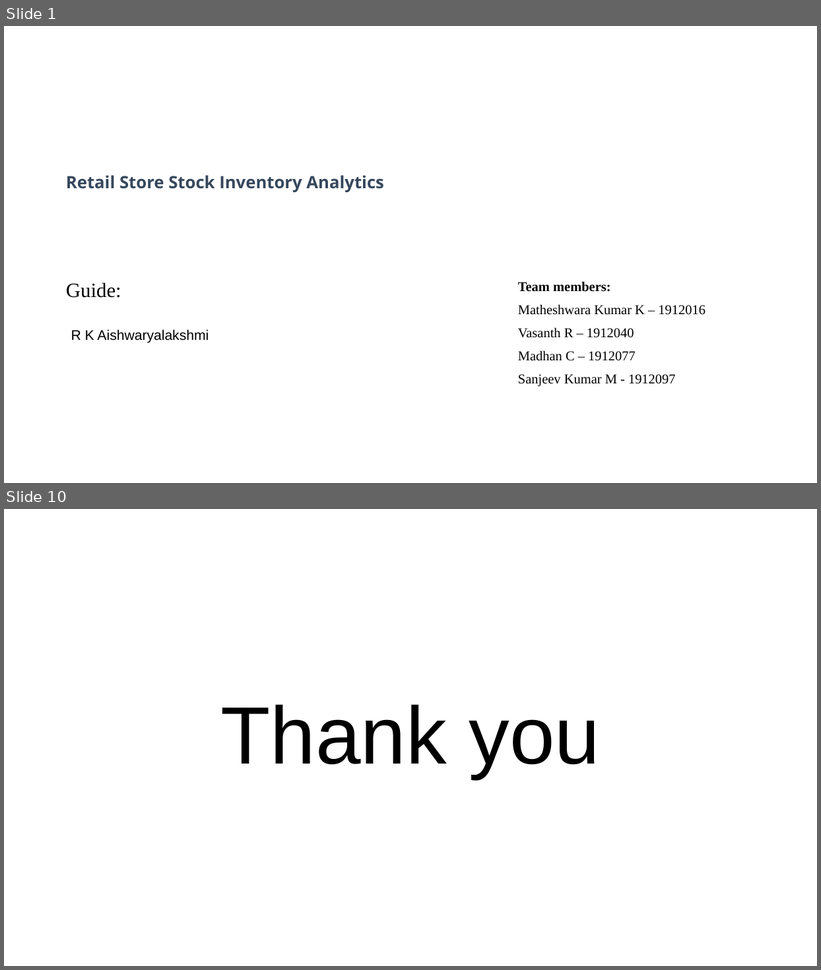
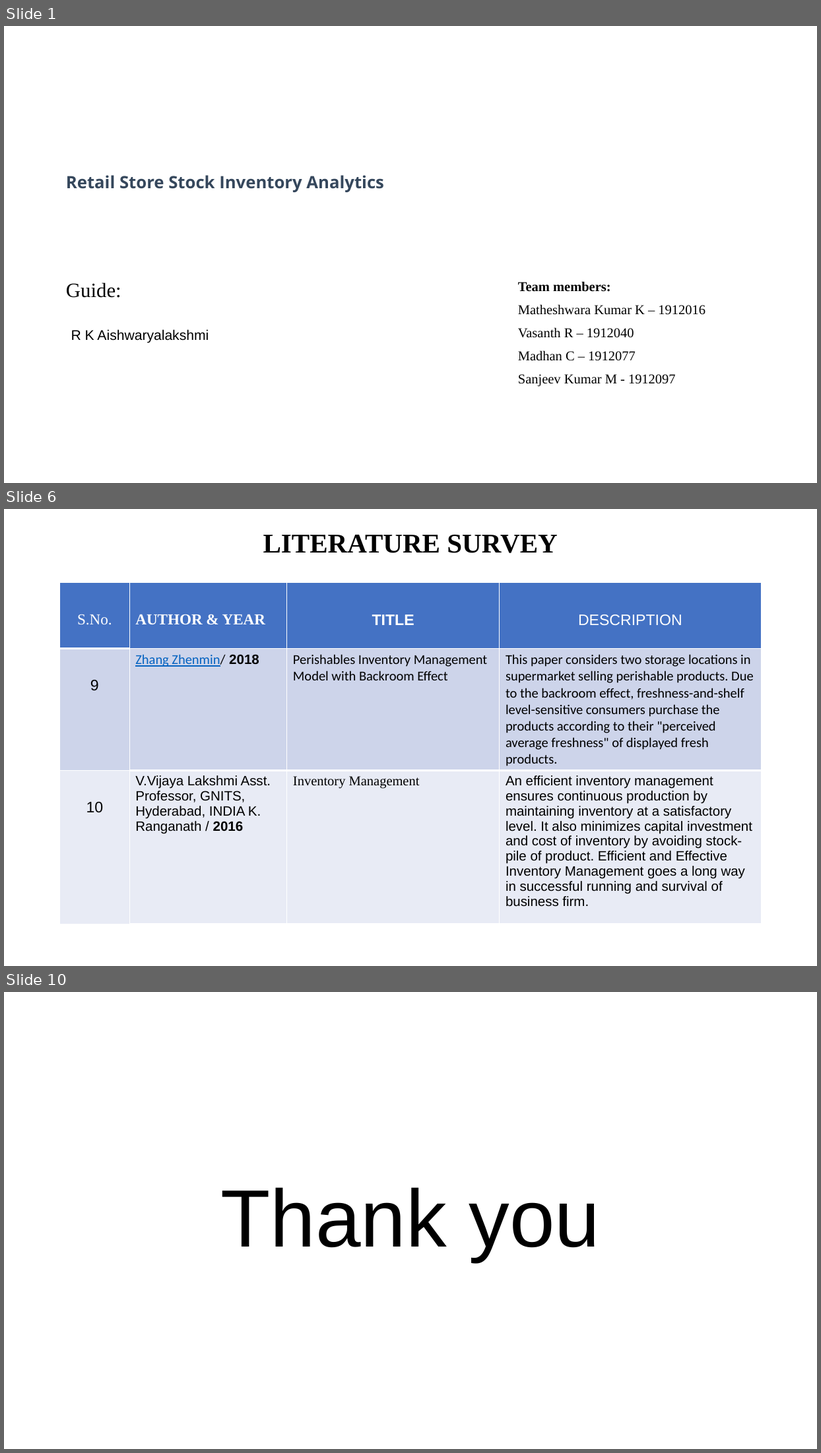
Before and after one commit to IBM-EPBL/IBM-Project-24284-1659940973, a slide deck: Retail Store Stock Inventory Analytics.pptx. Shown one above the other, each under a label of ours: slides 1 and 10 before the commit, slides 1, 6 and 10 after it; the slides between them are not shown. The pictures are 821x970 and 821x1453 pixels, drawn with LibreOffice and Linux fonts; fonts in the diff are those of the drawing. Boxes give left, top, right and bottom in pixels: in the first picture for what was removed or moved away, otherwise in the second. Text is boxed around its words. In the diff, an @@ line names an element or a change of style, - is before the commit and + after.

```diff
--- a/Retail Store Stock Inventory Analytics.pptx
+++ b/Retail Store Stock Inventory Analytics.pptx
@@ slide 6 added at <box>4,509,817,966</box>, background #FFFFFF @@
@@ title added at <box>263,534,557,553</box>, 32 pt, text #000000, bold @@
+LITERATURE SURVEY
@@ table added at <box>60,583,762,910</box>, 3 rows, 4 columns @@
+S.No. | AUTHOR & YEAR | TITLE | DESCRIPTION
+9 | Zhang Zhenmin/ 2018 | Perishables Inventory Management Model with Backroom Effect | This paper considers two storage locations in supermarket selling perishable products. Due to the backroom effect, freshness-and-shelf level-sensitive consumers purchase the products according to their "perceived average freshness" of displayed fresh products.
+10 | V.Vijaya Lakshmi Asst. Professor, GNITS, Hyderabad, INDIA K. Ranganath / 2016 | Inventory Management | An efficient inventory management ensures continuous production by maintaining inventory at a satisfactory level. It also minimizes capital investment and cost of inventory by avoiding stock-pile of product. Efficient and Effective Inventory Management goes a long way in successful running and survival of business firm.
```
Also in this commit, not shown: 6 slides changed, 1 other slide added, 2 slides removed.
